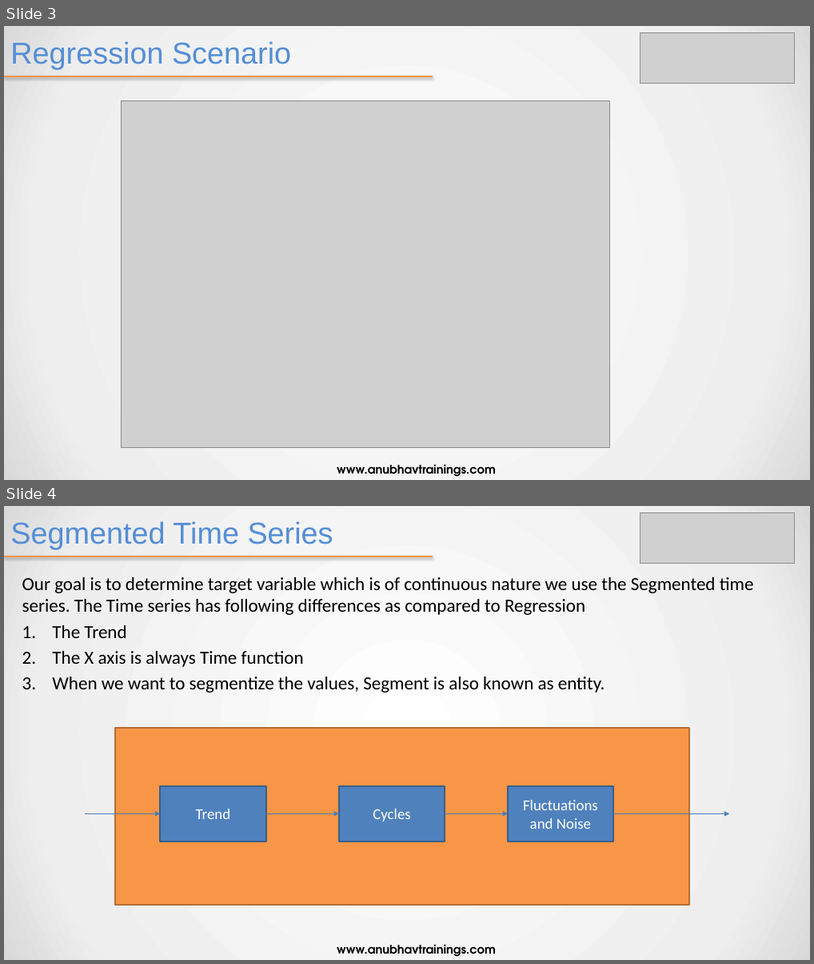
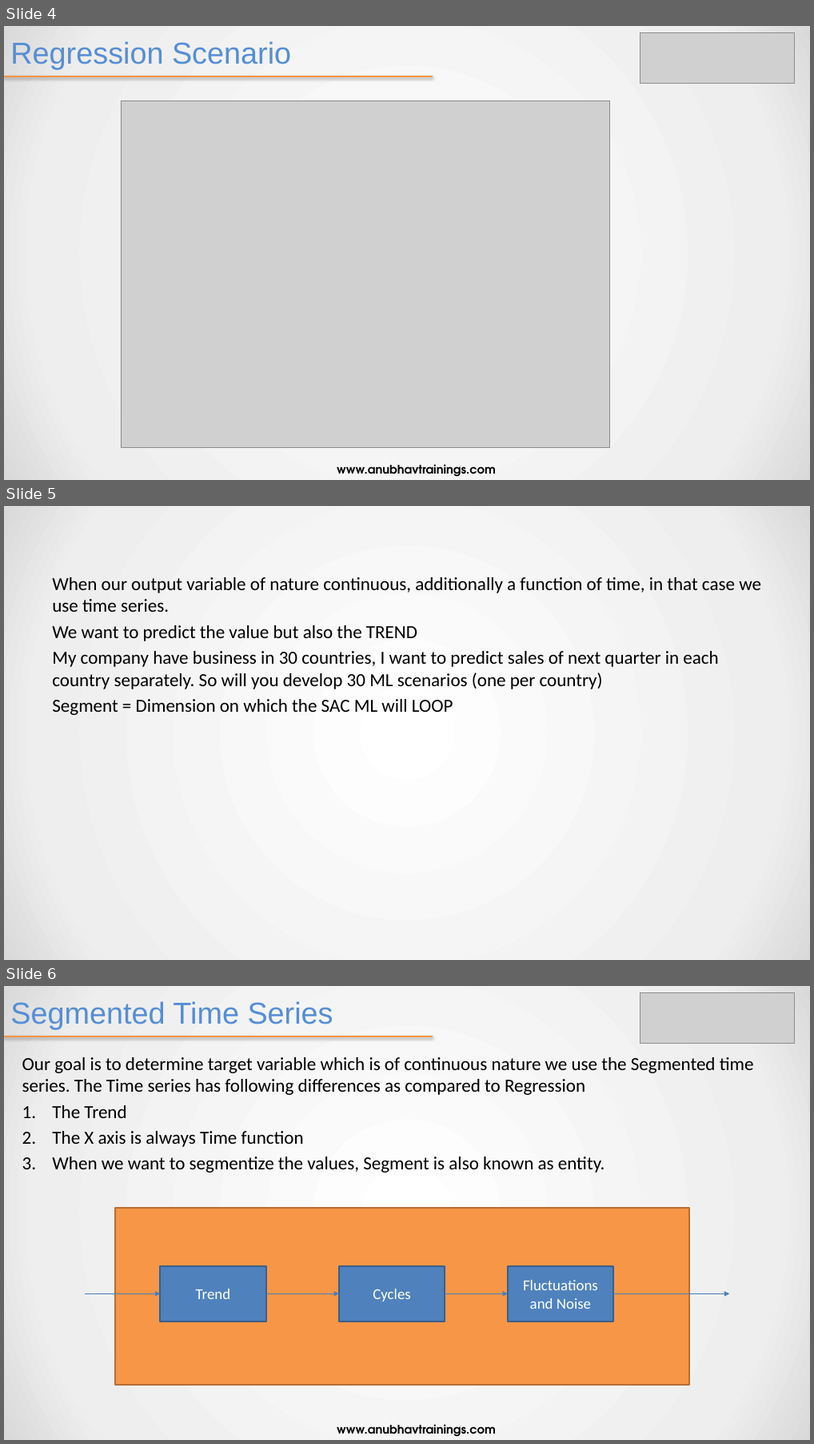
Before and after one commit to soyuztechnologies/EY_SAC_Feb2022, a slide deck: day 7/SAC_Training Day 7.pptx. Shown one above the other, each under a label of ours: slides 3 and 4 before the commit, slides 4, 5 and 6 after it. The pictures are 814x964 and 814x1444 pixels, drawn with LibreOffice and Linux fonts; fonts in the diff are those of the drawing; grey boxes stand for pictures. Boxes give left, top, right and bottom in pixels: in the first picture for what was removed or moved away, otherwise in the second. Text is boxed around its words. In the diff, an @@ line names an element or a change of style, - is before the commit and + after.

```diff
--- a/day 7/SAC_Training Day 7.pptx
+++ b/day 7/SAC_Training Day 7.pptx
@@ slide 5 added at box(4, 506, 810, 960), background gradient #FFFFFF to #EEEEEE to #D9D9D9 @@
@@ text added at box(52, 577, 762, 715), 22 pt, text #000000 @@
+When our output variable of nature continuous, additionally a function of time, in that case we use time series.
+We want to predict the value but also the TREND
+My company have business in 30 countries, I want to predict sales of next quarter in each country separately. So will you develop 30 ML scenarios (one per country)
+Segment = Dimension on which the SAC ML will LOOP
@@ what was slide 3 is now slide 4 @@
@@ what was slide 4 is now slide 6 @@
```
Also in this commit, not shown: 5 other slides added, 3 other files.
